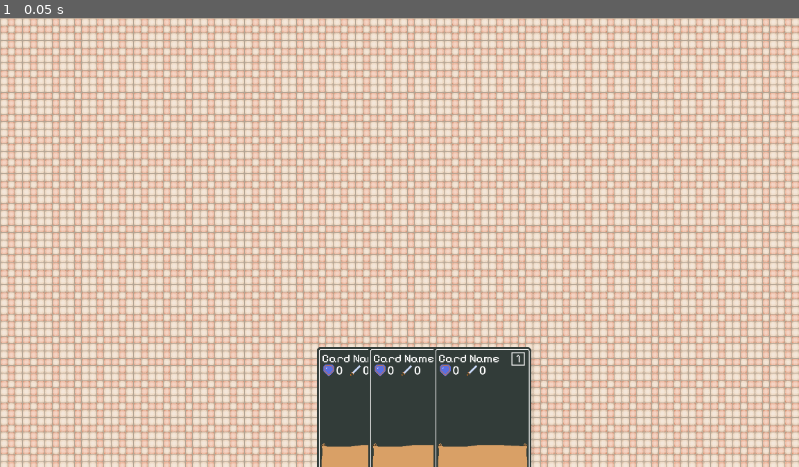
Above: before the commit, frame 1.
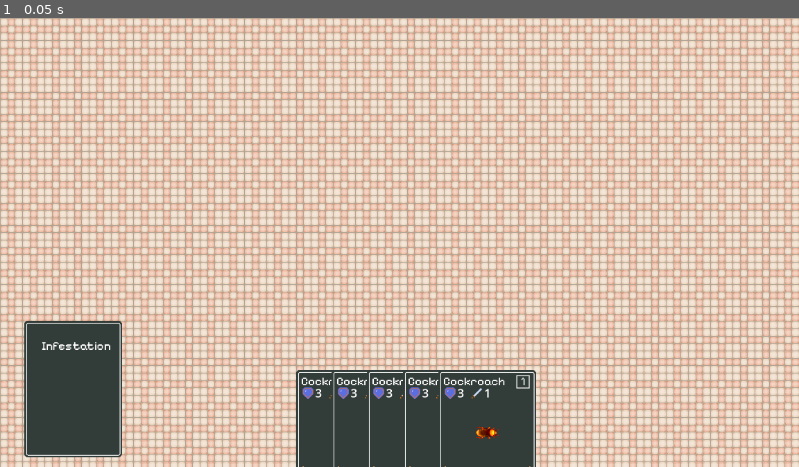
Above: after the commit, the same moment.

Repository: Degenerate-Games/Infestation
Game: Godot game, scene res://scenes/levels/5starkitchen.tscn
Same seed, same stepped clock (60 frames per second), same inputs: the game is played once before the commit and once after it.
Inputs:
- Up to frame 1 (0.05 s): no input

The runs differ from the first frame. In frame 1, 7.8% of the frame differs, in the area x 3-68%, y 67-100%.

Commit message:
Remove cards from lavel and add HUD

Diff:
--- a/scenes/levels/5starkitchen.tscn
+++ b/scenes/levels/5starkitchen.tscn
@@ -1,7 +1,7 @@
 [gd_scene load_steps=3 format=3 uid="uid://chd535ig1s33b"]
 
 [ext_resource type="Texture2D" uid="uid://dgu6hawg2lr8y" path="res://resources/tiles/floors/floor_a.png" id="1_wvugk"]
-[ext_resource type="PackedScene" uid="uid://dr68m8ihkigac" path="res://scenes/card.tscn" id="2_tmkao"]
+[ext_resource type="PackedScene" uid="uid://20pfl85f27yc" path="res://scenes/hud.tscn" id="2_heg63"]
 
 [node name="Level" type="Node2D"]
 
@@ -12,20 +12,4 @@
 texture = ExtResource("1_wvugk")
 stretch_mode = 1
 
-[node name="Card" parent="." instance=ExtResource("2_tmkao")]
-offset_left = 457.0
-offset_top = 475.0
-offset_right = 457.0
-offset_bottom = 475.0
-
-[node name="Card2" parent="." instance=ExtResource("2_tmkao")]
-offset_left = 531.0
-offset_top = 475.0
-offset_right = 531.0
-offset_bottom = 475.0
-
-[node name="Card3" parent="." instance=ExtResource("2_tmkao")]
-offset_left = 625.0
-offset_top = 475.0
-offset_right = 625.0
-offset_bottom = 475.0
+[node name="HUD" parent="." instance=ExtResource("2_heg63")]
